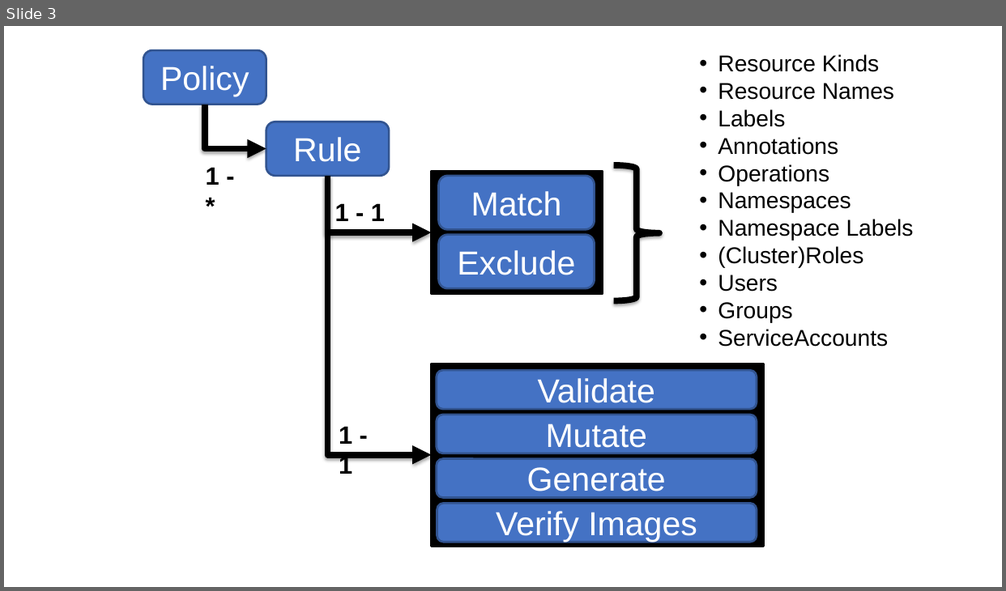
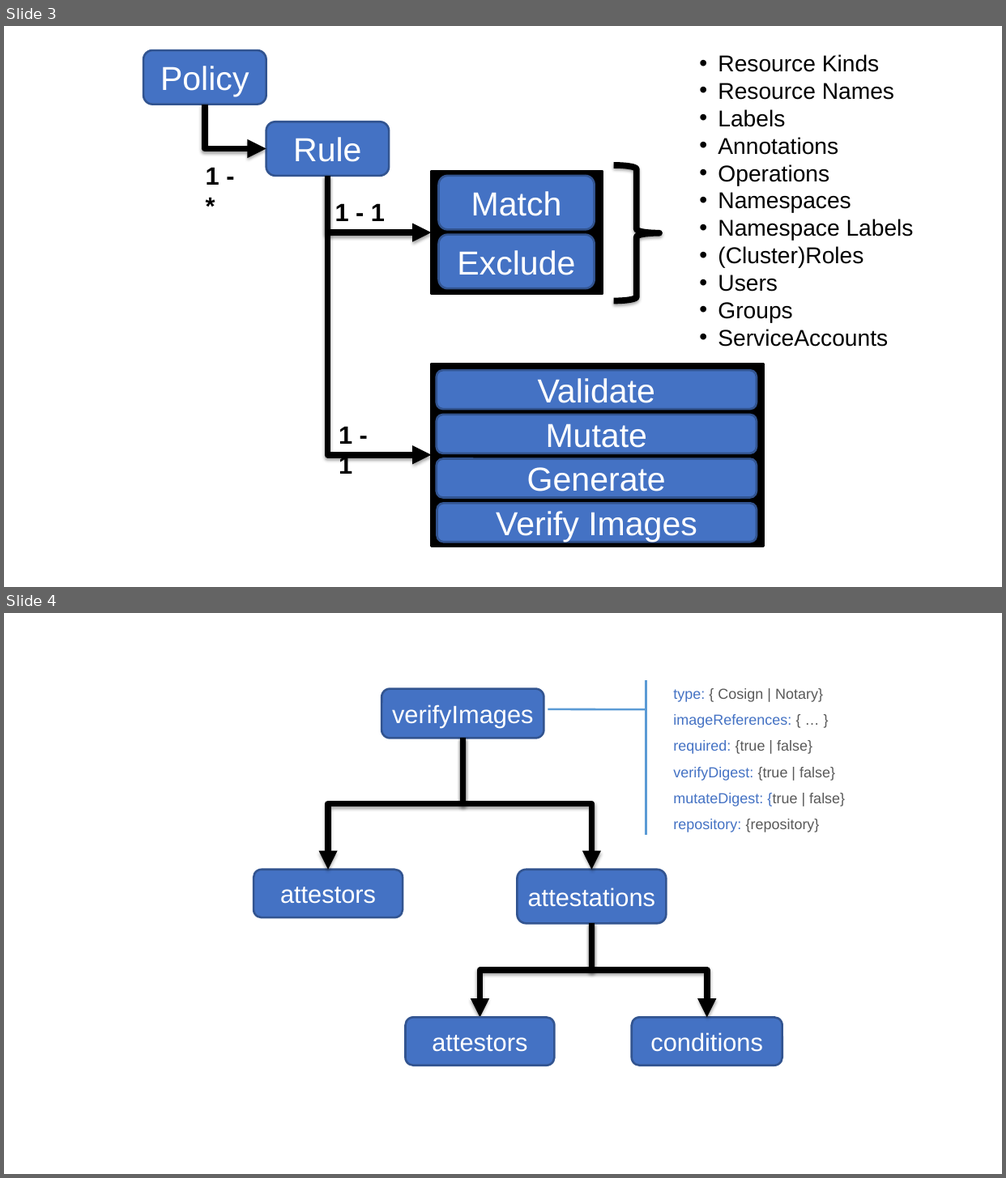
Before and after one commit to kyverno/website, a slide deck: static/images/kyverno_website_graphics.pptx. Shown one above the other, each under a label of ours: slide 3 before the commit, slides 3 and 4 after it. The pictures are 1006x591 and 1006x1178 pixels, drawn with LibreOffice and Linux fonts; fonts in the diff are those of the drawing. Boxes give left, top, right and bottom in pixels: in the first picture for what was removed or moved away, otherwise in the second. Text is boxed around its words. In the diff, an @@ line names an element or a change of style, - is before the commit and + after.

Commit message:
Notary and other minor changes (#876)

```diff
--- a/static/images/kyverno_website_graphics.pptx
+++ b/static/images/kyverno_website_graphics.pptx
@@ slide 4 added at [4,613,1002,1174], background #FFFFFF @@
@@ accent callout added at [667,680,906,835], fill #FFFFFF, outline #5B9BD5 2 pt, 14 pt, text #4472C4 @@
+type: { Cosign | Notary}
+imageReferences: { … }
+required: {true | false}
+verifyDigest: {true | false}
+mutateDigest: {true | false}
+repository: {repository}
@@ rounded rectangle added at [382,688,544,738], fill #4472C4, outline #325491 2 pt, 24 pt, text #FFFFFF @@
+verifyImages
@@ elbow arrow added from (463, 738) to (328, 870), #000000 6 pt @@
@@ elbow arrow added from (463, 738) to (592, 870), #000000 6 pt @@
@@ rounded rectangle added at [253,870,403,918], fill #4472C4, outline #325491 2 pt, 24 pt, text #FFFFFF @@
+attestors
@@ rounded rectangle added at [518,870,667,924], fill #4472C4, outline #325491 2 pt, 24 pt, text #FFFFFF @@
+attestations
@@ elbow arrow added from (592, 924) to (480, 1017), #000000 6 pt @@
@@ elbow arrow added from (592, 924) to (707, 1017), #000000 6 pt @@
@@ rounded rectangle added at [405,1017,554,1065], fill #4472C4, outline #325491 2 pt, 24 pt, text #FFFFFF @@
+attestors
@@ rounded rectangle added at [632,1017,782,1065], fill #4472C4, outline #325491 2 pt, 24 pt, text #FFFFFF @@
+conditions
```
Also in this commit, not shown: 1 slide changed, 3 other slides added, 8 other files.
